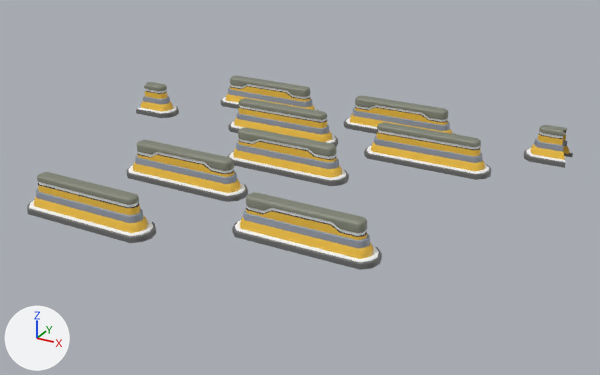
The FBX model Assets/Models/Level23/Level23_Small_walls.fbx, before and after one commit.
One viewpoint serves both versions: a camera (50 mm lens) standing at (4.04, -7.38, 3.33) and looking at (0.34, -0.64, -0.04). Lighting does not change. The marker at lower left points along +X, +Y and +Z. Where no turn or scale is listed for an object, it has been applied to the vertices.

Names of what the first picture shows: 'Small_wallv1_12', 'Small_wallv1_13', 'Small_wallv1_14', 'Small_wallv1_15', 'Small_wallv1_16', 'Small_wallv2_10', 'Small_wallv2_11', 'Small_wallv2_12', 'Small_wallv2_13', 'Small_wallv2_9'.
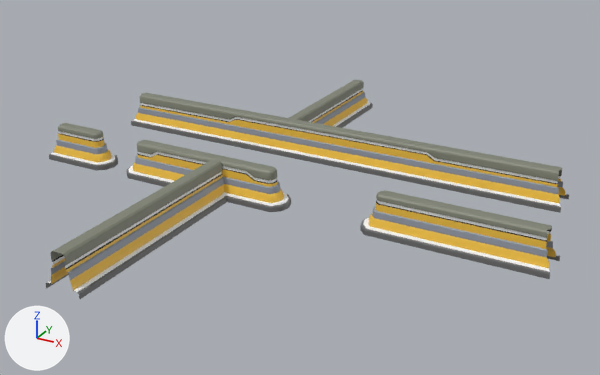
The newer file is also turned or shifted as a whole; pictures and numbers use the older file's frame.

Where the change shows, as pixel boxes [x1, y1, x2, y2] in the pictures (600 x 375 px; the box of a moved part takes in the faces that stretch with it):
'Small_wallv1_4', added: after [131, 93, 569, 213]
'Small_wall_L36', added: after [46, 159, 226, 299]
'Small_wallv2_14', added: after [360, 190, 560, 279]
'Small_wallv1_14', deleted: before [232, 192, 382, 270]
'Small_wallv1_15', reshaped (35% wider, 16% taller): before [126, 140, 248, 202]; after [126, 140, 291, 212]
'Small_wallv2_11', deleted: before [27, 172, 156, 243]
'Small_wallv2_10', deleted: before [364, 122, 491, 180]
'Small_wallv1_16', deleted: before [227, 127, 349, 186]
'Small_wallv2_9', deleted: before [228, 98, 338, 147]
'Small_wallv1_13', deleted: before [344, 95, 455, 134]
'Small_wallv2_15', added: after [49, 123, 118, 171]
'Small_wall_L6', added: after [289, 80, 373, 128]
'Small_wallv1_12', deleted: before [221, 75, 319, 111]
'Small_wallv2_13', deleted: before [524, 125, 573, 168]
'Small_wallv2_12', deleted: before [136, 82, 179, 118]
part 1 of me_mesh_005, moved or reshaped: before [136, 155, 226, 184]; after [136, 155, 269, 194]
part 2 of me_mesh_005, moved or reshaped: before [159, 157, 248, 202]; after [159, 157, 291, 212]

What changed in the scene script:
```text
Change me_mesh_005:
    where me_mesh_005.from_pydata(...)  # 270 vertices, 272 faces; spans x -1.25..0.168, y -0.172..0.172, z -0.371..0.0
    me_mesh_005 part 1: all 8 vertices in x -0.42, y -0.093..0.093, z -0.167..-0.156 are moved by (-0.115, 0.0, 0.0)
    me_mesh_005 part 2: all 131 vertices in x -0.253..0.168, y -0.172..0.172, z -0.371..0.0 are moved by (0.489, 0.0, 0.0)
Remove ob_small_wallv2_9:
    ob_small_wallv2_9 = bpy.data.objects.new('Small_wallv2_9', me_mesh_001)
Remove ob_small_wallv1_13:
    ob_small_wallv1_13 = bpy.data.objects.new('Small_wallv1_13', me_mesh_003)
Remove ob_small_wallv1_16:
    ob_small_wallv1_16 = bpy.data.objects.new('Small_wallv1_16', me_mesh_007)
Remove ob_small_wallv1_12:
    ob_small_wallv1_12 = bpy.data.objects.new('Small_wallv1_12', me_mesh)
Remove ob_small_wallv2_12:
    ob_small_wallv2_12 = bpy.data.objects.new('Small_wallv2_12', me_mesh_008)
Remove ob_small_wallv2_11:
    ob_small_wallv2_11 = bpy.data.objects.new('Small_wallv2_11', me_mesh_006)
Remove ob_small_wallv2_13:
    ob_small_wallv2_13 = bpy.data.objects.new('Small_wallv2_13', me_mesh_009)
Remove ob_small_wallv2_10:
    ob_small_wallv2_10 = bpy.data.objects.new('Small_wallv2_10', me_mesh_002)
Remove ob_small_wallv1_14:
    ob_small_wallv1_14 = bpy.data.objects.new('Small_wallv1_14', me_mesh_004)
Add ob_small_wall_l36:
    ob_small_wall_l36 = bpy.data.objects.new('Small_wall_L36', me_mesh_005_1)  # 98 vertices, 48 faces; spans x -0.17..0.17, y -1.37..0.88, z -0.18..0.19; in mat_wall_metal (dark grey #6d6d6d), mat_wall_white (white #ffffff), mat_wall_gold (yellow #f4c342), mat_wall_base (grey #939aa6), mat_lambert4 (white #ffffff), mat_wall_blue_for_pipe (grey #818575), mat_wall_contour_black (black #000000)
    ob_small_wall_l36.location = (-0.267, -1.996, 0.158)
Add ob_small_wallv1_4:
    ob_small_wallv1_4 = bpy.data.objects.new('Small_wallv1_4', me_mesh_1)  # 138 vertices, 96 faces; spans x -0.77..4.35, y -0.17..0.17, z -0.2..0.17; in mat_wall_metal (dark grey #6d6d6d), mat_wall_white (white #ffffff), mat_wall_gold (yellow #f4c342), mat_wall_base (grey #939aa6), mat_lambert4 (white #ffffff), mat_wall_blue_for_pipe (grey #818575), mat_wall_contour_black (black #000000)
    ob_small_wallv1_4.location = (-1.567, 0.165, 0.173)
Add ob_small_wallv2_14:
    ob_small_wallv2_14 = bpy.data.objects.new('Small_wallv2_14', me_mesh_002_1)  # 164 vertices, 136 faces; spans x -1.41..0.32, y -0.17..0.17, z -0.37..0.0; in mat_wall_blue_for_pipe (grey #818575), mat_wall_gold (yellow #f4c342), mat_wall_white (white #ffffff), mat_wall_metal (dark grey #6d6d6d), mat_wall_base (grey #939aa6), mat_lambert4 (white #ffffff), mat_wall_contour_black (black #000000)
    ob_small_wallv2_14.location = (2.677, -1.151, 0.35)
Add ob_small_wallv2_15:
    ob_small_wallv2_15 = bpy.data.objects.new('Small_wallv2_15', me_mesh_003_1)  # 164 vertices, 136 faces; spans x -0.316..0.446, y -0.172..0.172, z -0.371..0.0; in mat_wall_blue_for_pipe (grey #818575), mat_wall_gold (yellow #f4c342), mat_wall_white (white #ffffff), mat_wall_metal (dark grey #6d6d6d), mat_wall_base (grey #939aa6), mat_lambert4 (white #ffffff), mat_wall_contour_black (black #000000)
    ob_small_wallv2_15.location = (-2.076, -1.151, 0.35)
Add ob_small_wall_l6:
    ob_small_wall_l6 = bpy.data.objects.new('Small_wall_L6', me_mesh_001_1)  # 164 vertices, 136 faces; spans x -0.17..0.17, y -0.98..0.98, z -0.19..0.19; in mat_wall_blue_for_pipe (grey #818575), mat_wall_gold (yellow #f4c342), mat_wall_white (white #ffffff), mat_wall_metal (dark grey #6d6d6d), mat_wall_base (grey #939aa6), mat_lambert4 (white #ffffff), mat_wall_contour_black (black #000000)
    ob_small_wall_l6.location = (-0.245, 1.161, 0.149)
```
